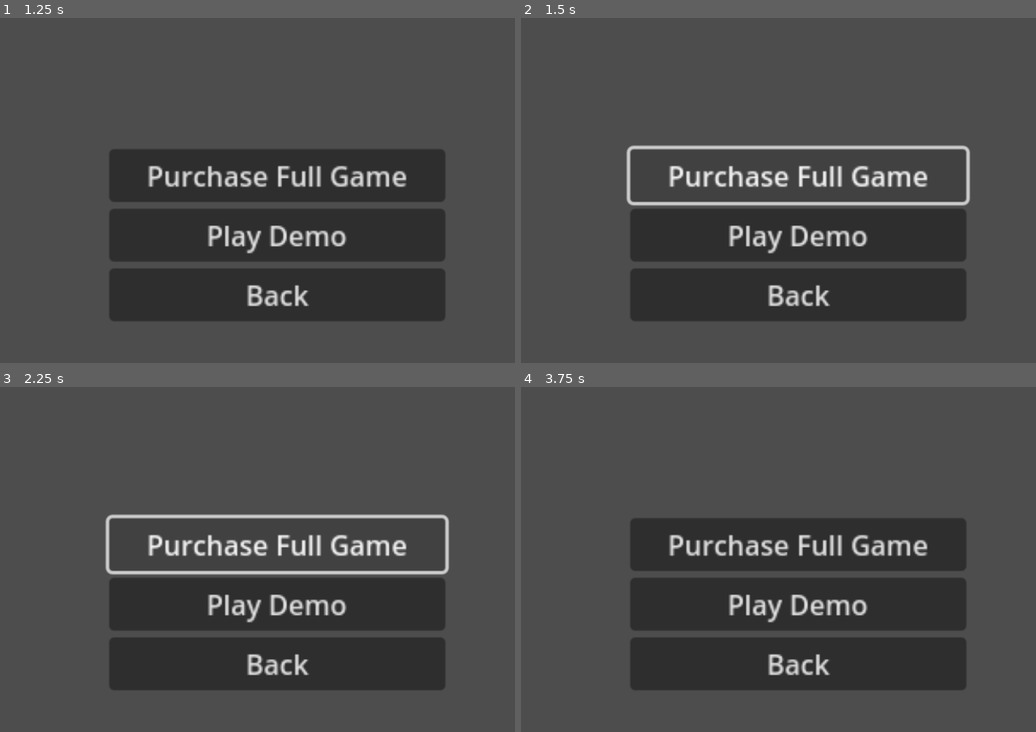
Above: before the commit, frames 1-4 (two rows, left to right).
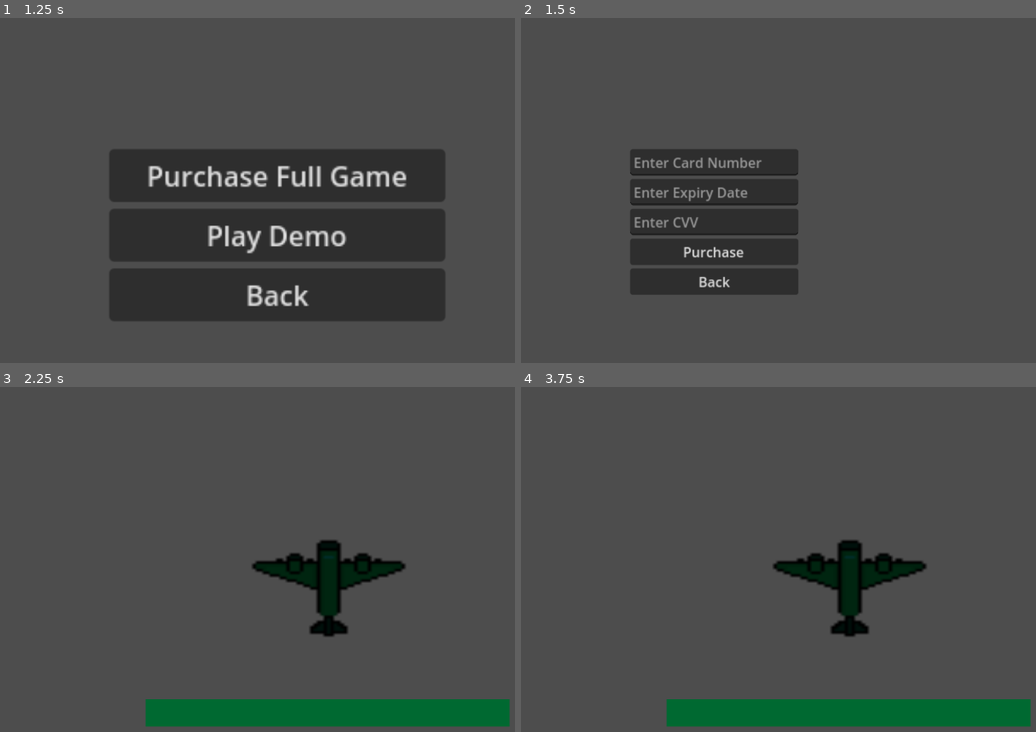
Above: after the commit, the same moments.

Repository: AndRoo1/Group-F-project
Game: Godot game, scene res://menu.tscn
Two runs of this game, one before a commit and one after it. Both use one fixed random seed, a clock stepped at 60 frames per second and the inputs below. The engine's default icon, where the game draws it, is replaced by a stand-in: a white triangle on a blue panel in a dark square.
Inputs (mouse positions are in pixels of both pictures, inside the frame that each line leads up to):
- Up to frame 1 (1.25 s): click "Play" at 0.5 s
- Up to frame 2 (1.5 s): click "Purchase Full Game" at 1.25 s
- Up to frame 3 (2.25 s): click "Purchase Full Game" (after the commit: "Purchase") at 2 s
- Up to frame 4 (3.75 s): click (799, 663) at 2.75 s, where only the run before the commit has a clickable "Back"; click (582, 414) at 3.5 s, where only the run before the commit has a clickable "Play"

Frame 1 is identical in both runs. In frame 2, 18% of the frame differs, in the area x 20-88%, y 36-88%; in frame 3, 29%; in frame 4, 34%, in the area x 21-100%, y 38-99%.

Commit message:
Updated Main-menu practically 100% done

Diff:
--- /dev/null
+++ b/main-menu/full_game.tscn
@@ -0,0 +1,33 @@
+[gd_scene load_steps=3 format=3 uid="uid://dsjs18ke1p4ua"]
+
+[ext_resource type="Texture2D" uid="uid://dc12606o2xcuo" path="res://jetlvl1 1.png" id="1_frbg4"]
+
+[sub_resource type="CanvasTexture" id="CanvasTexture_8nlkj"]
+
+[node name="Game" type="Node2D"]
+
+[node name="Sprite2D" type="Sprite2D" parent="."]
+modulate = Color(0, 0.411765, 0.192157, 1)
+position = Vector2(5, 1)
+scale = Vector2(5.95833, 4.56461)
+texture = ExtResource("1_frbg4")
+
+[node name="RichTextLabel" type="RichTextLabel" parent="Sprite2D"]
+visible = false
+offset_left = 66.0
+offset_top = -5.0
+offset_right = 240.0
+offset_bottom = 121.0
+text = "Fog Of War made by:
+Quaid Cleland
+Andre Cleary
+Aaron Tracy
+Khalid Sheeta-Bay"
+
+[node name="Sprite2D2" type="Sprite2D" parent="."]
+modulate = Color(0, 0.411765, 0.192157, 1)
+position = Vector2(0, 250)
+scale = Vector2(639.705, 47.5)
+texture = SubResource("CanvasTexture_8nlkj")
+
+[node name="Camera2D" type="Camera2D" parent="."]
--- a/main-menu/game.tscn
+++ b/main-menu/game.tscn
@@ -1,11 +1,14 @@
 [gd_scene load_steps=2 format=3 uid="uid://bj2nvhxqpx1j2"]
 
-[ext_resource type="Texture2D" uid="uid://d0v6dqv3o3m5n" path="res://icon.svg" id="1_xtrrq"]
+[sub_resource type="CanvasTexture" id="CanvasTexture_c310s"]
 
 [node name="Game" type="Node2D"]
 
 [node name="Sprite2D" type="Sprite2D" parent="."]
-texture = ExtResource("1_xtrrq")
+modulate = Color(0, 0.411765, 0.192157, 1)
+position = Vector2(0, 250)
+scale = Vector2(639.705, 47.5)
+texture = SubResource("CanvasTexture_c310s")
 
 [node name="RichTextLabel" type="RichTextLabel" parent="Sprite2D"]
 visible = false
--- a/main-menu/game_menu.gd
+++ b/main-menu/game_menu.gd
@@ -4,7 +4,7 @@
 
 
 func _on_purchase_pressed() -> void:
-	pass # Replace with function body.
+	get_tree().change_scene_to_file("res://purchase_game.tscn")
 
 
 func _on_play_demo_pressed() -> void:
--- /dev/null
+++ b/main-menu/purchase_game.gd
@@ -0,0 +1,11 @@
+extends Control
+
+
+
+
+func _on_purchase_pressed() -> void:
+	get_tree().change_scene_to_file("res://full_game.tscn")
+
+
+func _on_back_pressed() -> void:
+	get_tree().change_scene_to_file("res://game_menu.tscn")
--- /dev/null
+++ b/main-menu/purchase_game.tscn
@@ -0,0 +1,48 @@
+[gd_scene load_steps=2 format=3 uid="uid://ciwat6jgh4fc0"]
+
+[ext_resource type="Script" path="res://purchase_game.gd" id="1_lijva"]
+
+[node name="Menu" type="Control"]
+layout_mode = 3
+anchors_preset = 15
+anchor_right = 1.0
+anchor_bottom = 1.0
+offset_left = 192.0
+offset_top = 231.0
+offset_right = 192.0
+offset_bottom = 231.0
+grow_horizontal = 2
+grow_vertical = 2
+script = ExtResource("1_lijva")
+
+[node name="MarginContainer" type="MarginContainer" parent="."]
+layout_mode = 0
+offset_right = 197.0
+offset_bottom = 101.0
+scale = Vector2(1.5, 1.5)
+
+[node name="VBoxContainer" type="VBoxContainer" parent="MarginContainer"]
+layout_mode = 2
+
+[node name="CardNumber" type="LineEdit" parent="MarginContainer/VBoxContainer"]
+layout_mode = 2
+placeholder_text = "Enter Card Number"
+
+[node name="ExpieryDate" type="LineEdit" parent="MarginContainer/VBoxContainer"]
+layout_mode = 2
+placeholder_text = "Enter Expiry Date"
+
+[node name="CVV" type="LineEdit" parent="MarginContainer/VBoxContainer"]
+layout_mode = 2
+placeholder_text = "Enter CVV"
+
+[node name="Purchase" type="Button" parent="MarginContainer/VBoxContainer"]
+layout_mode = 2
+text = "Purchase"
+
+[node name="Back" type="Button" parent="MarginContainer/VBoxContainer"]
+layout_mode = 2
+text = "Back"
+
+[connection signal="pressed" from="MarginContainer/VBoxContainer/Purchase" to="." method="_on_purchase_pressed"]
+[connection signal="pressed" from="MarginContainer/VBoxContainer/Back" to="." method="_on_back_pressed"]
Binary file added: main-menu/jetlvl1 1.png
Not shown, added: main-menu/jetlvl1 1.png.import
